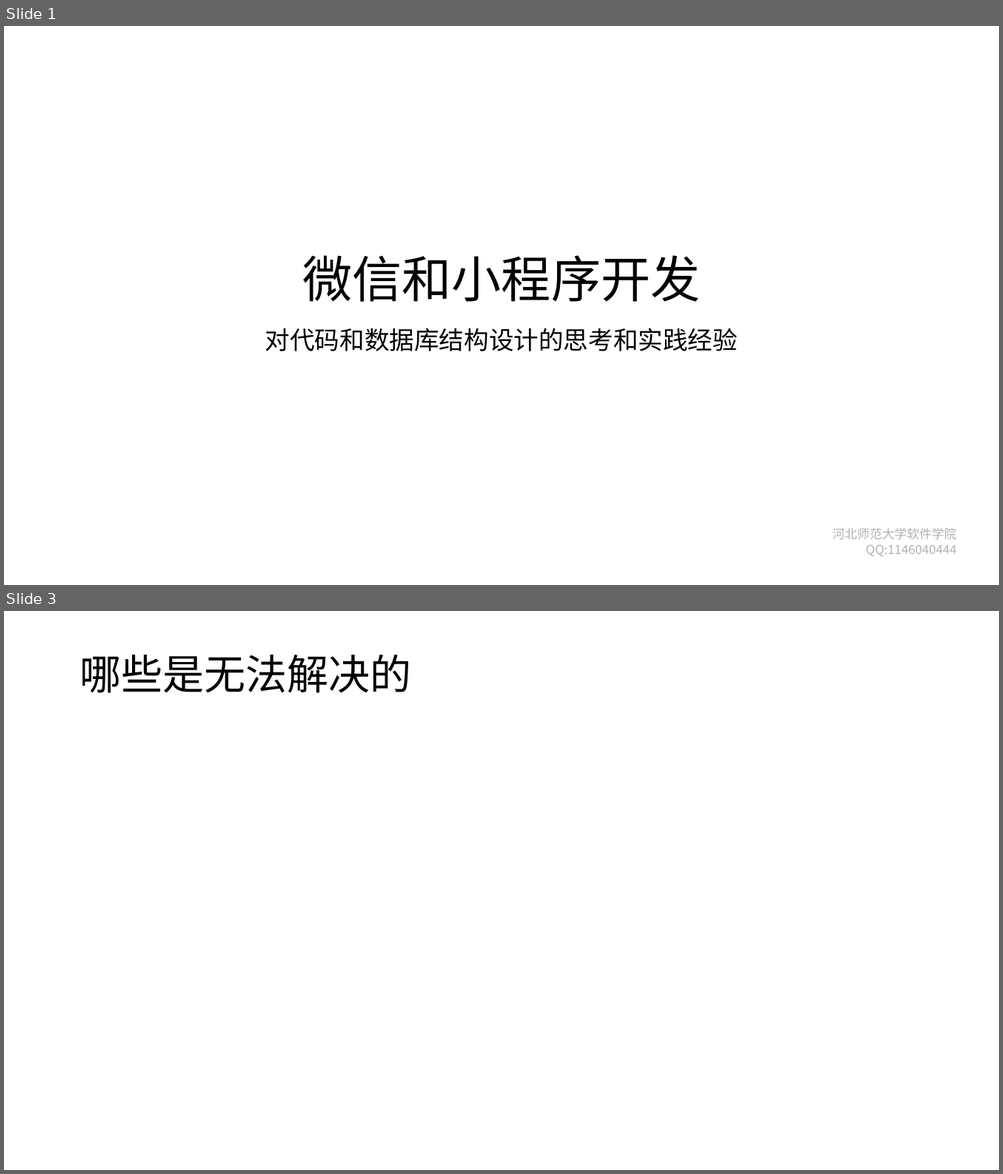
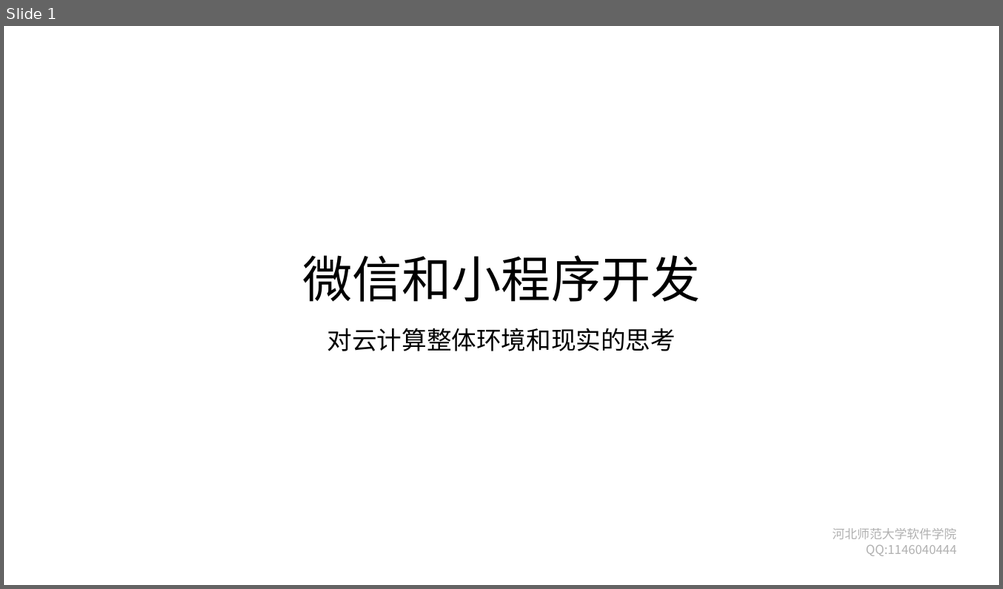
Before and after one commit to edu2act/course-wechat-and-miniprogram, a slide deck: materials/ch11/ch11-代码和数据库结构设计思考.pptx. Shown one above the other, each under a label of ours: slides 1 and 3 before the commit, slide 1 after it; the slides between them are not shown. The pictures are 1003x1174 and 1003x589 pixels, drawn with LibreOffice and Linux fonts; fonts in the diff are those of the drawing; background and template pictures are left out. Boxes give left, top, right and bottom in pixels: in the first picture for what was removed or moved away, otherwise in the second. Text is boxed around its words. In the diff, an @@ line names an element or a change of style, - is before the commit and + after.

```diff
--- a/materials/ch11/ch11-代码和数据库结构设计思考.pptx
+++ b/materials/ch11/ch11-代码和数据库结构设计思考.pptx
@@ slide 3 removed at [4,611,999,1170], background #FFFFFF @@
@@ title removed at [79,655,411,693] @@
-哪些是无法解决的
@@ slide 1 changed as well @@
@@ subtitle at [327,328,675,352]: text changed @@
-对代码和数据库结构设计的思考和实践经验
+对云计算整体环境和现实的思考
```
Also in this commit, not shown: 6 other slides changed, 6 slides added, 11 other slides removed.
